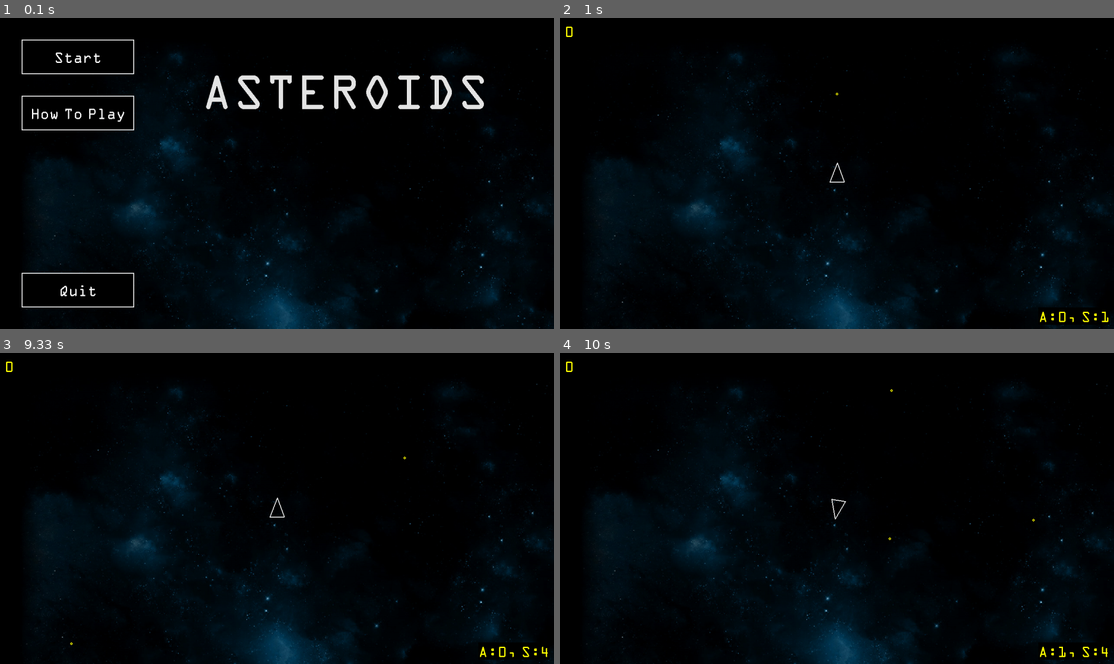
Above: before the commit, frames 1-4 (two rows, left to right).
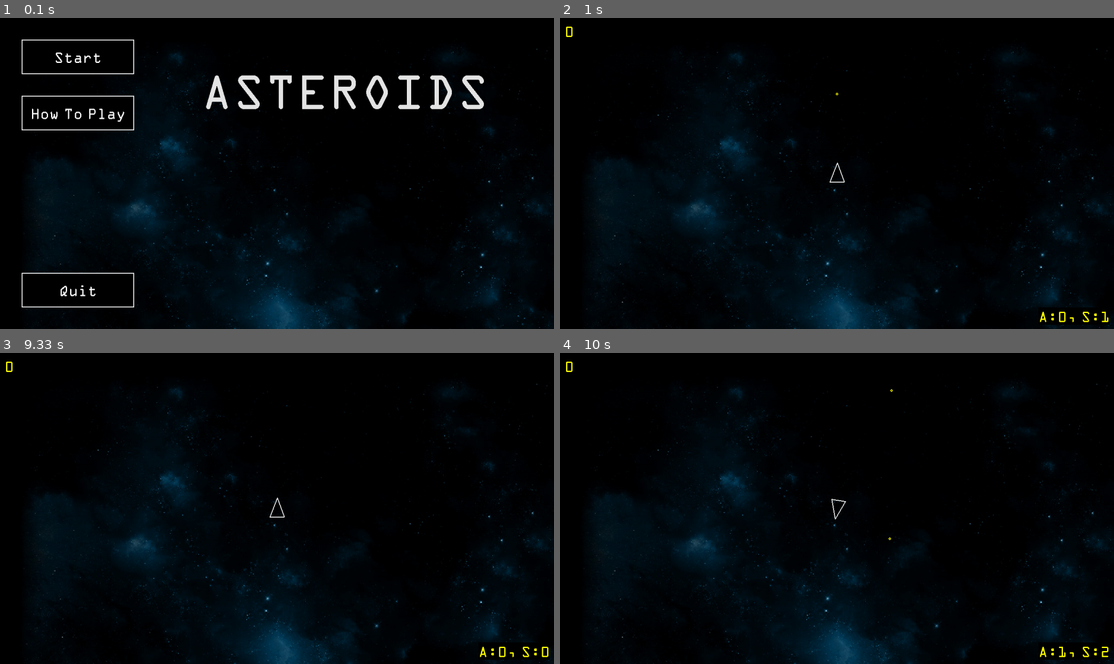
Above: after the commit, the same moments.

Repository: paulhunter/pygame-asteroids
Game: pygame game, started from main.py
Two runs of this game, one before a commit and one after it. Both use one fixed random seed, a clock stepped at 60 frames per second and the inputs below.
Inputs (mouse positions are in pixels of both pictures, inside the frame that each line leads up to):
- Up to frame 1 (0.1 s): no input
- Up to frame 2 (1 s): click "Start" at 0.38 s; tap Space at 0.67 s
- Up to frame 3 (9.33 s): click (77, 390) at 1.05 s; hold Right 1.33-1.8 s; tap Space at 1.4, 1.7, 1.9, 2.23, 2.53, 2.73, 3.03, 3.3, 3.63, 3.93, 4.07, 4.47, 4.77, 5.13, 5.53, 5.83, 6.03, 6.33, 6.53, 6.87, 7.17, 7.37, 7.67, 7.93, 8.27, 8.57 s; hold Up 1.83-2.13 s; hold Right 2.17-2.63 s; hold Left 2.67-3.2 s; hold Down 3.23-3.53 s; hold Left 3.57-3.97 s; hold Up 4-4.37 s; hold Right 4.4-5.03 s; hold Down 5.07-5.43 s; hold Left 5.47-5.93 s; hold Right 5.97-6.43 s; hold Up 6.47-6.77 s; hold Right 6.8-7.27 s; hold Left 7.3-7.83 s; hold Down 7.87-8.17 s; hold Left 8.2-8.6 s; click (77, 390) at 9.08 s
- Up to frame 4 (10 s): hold Right from 9.37 s (still down); tap Space at 9.43, 9.73 s

Frames 1-2 are identical in both runs. In frame 3, less than 0.1% of the frame differs, in the area x 12-99%, y 33-98%; in frame 4, less than 0.1%.

Commit message:
modifier refactor and shield modifier added

Diff:
--- a/asteroid.py
+++ b/asteroid.py
@@ -45,7 +45,6 @@
 
 
 # circleshape overrides
-
     def draw(self, screen):
         # cast the shape points over the current position to create the
         # polygon to visualize on screen
@@ -54,10 +53,8 @@
             ps.append(self.position + p)
         pygame.draw.polygon(screen, "white", ps, 2)
 
-        # pygame.draw.circle(screen, "white", self.position, self.radius, 2)
 
-
-    def update(self, dt):
+    def update(self, state, dt):
         self.position += (self.velocity * dt)
         if self.out_of_bounds():
             self.kill()
--- a/asteroidfield.py
+++ b/asteroidfield.py
@@ -2,12 +2,16 @@
 import random
 
 from asteroid import Asteroid
+from weaponmodifier import WeaponModifier
+from shieldmodifier import ShieldModifier
 from constants import ASTEROID_KINDS \
                     , ASTEROID_SPAWN_INTERVAL \
                     , ASTEROID_MIN_RADIUS \
                     , ASTEROID_MAX_RADIUS \
                     , SCREEN_HEIGHT \
-                    , SCREEN_WIDTH
+                    , SCREEN_WIDTH \
+                    , MODIFIER_SPAWN_INTERVAL \
+                    , MODIFIER_RADIUS
 
 class AsteroidField(pygame.sprite.Sprite):
     containers = None
@@ -53,18 +57,27 @@
         else:
             super().__init__()
 
-        self.asteroid_spawn_timer = 0.0
-        self.asteroid_spawn_count = 0
+        self.reset()
 
 
     def reset(self):
         self.asteroid_spawn_timer = 0.0
         self.asteroid_spawn_count = 0
 
+        self.modifier_spawn_threshold = MODIFIER_SPAWN_INTERVAL
+        self.modifier_spawn_count = 0
 
-    def spawn(self, radius, position, velocity):
+
+    def spawn_asteroid(self, radius, position, velocity):
         asteroid = Asteroid(position.x, position.y, radius)
         asteroid.velocity = velocity
+
+    def spawn_modifier(self, position, velocity):
+        k = random.randint(0, 100)
+        if (k > 20):
+            ShieldModifier(position.x, position.y, velocity)
+        else:
+            WeaponModifier(position.x, position.y, velocity)
 
 
     def generateSpawn(self, radius):
@@ -77,15 +90,22 @@
         return (position, velocity)
 
 
-    def update(self, dt):
+    def update(self, state, dt):
         self.asteroid_spawn_timer += dt
 
-        if (self.asteroid_spawn_timer > ASTEROID_SPAWN_INTERVAL):
+        if self.asteroid_spawn_timer > ASTEROID_SPAWN_INTERVAL:
             self.asteroid_spawn_timer = 0
 
             # spawn a new asteroid out of view at a random edge
             kind = random.randint(1, ASTEROID_KINDS)
             radius = kind * ASTEROID_MIN_RADIUS
             position, velocity = self.generateSpawn(radius)
-            self.spawn(radius, position, velocity)
+            self.spawn_asteroid(radius, position, velocity)
             self.asteroid_spawn_count += 1
+
+        if state.player != None and self.modifier_spawn_threshold < state.player.score:
+            position, velocity = self.generateSpawn(MODIFIER_RADIUS)
+            self.spawn_modifier(position, velocity)
+
+            self.modifier_spawn_threshold *= 2.1
+            self.modifier_spawn_count += 1
--- a/circleshape.py
+++ b/circleshape.py
@@ -36,6 +36,6 @@
         pass
 
 
-    def update(self, dt):
+    def update(self, state, dt):
         # sub-classes must override
         pass
--- a/constants.py
+++ b/constants.py
@@ -16,3 +16,4 @@
 SHOT_RADIUS = 3 # pixels
 
 MODIFIER_RADIUS = 20 # pixels
+MODIFIER_SPAWN_INTERVAL = 20 # points
--- a/main.py
+++ b/main.py
@@ -26,7 +26,7 @@
 from shot import Shot
 from asteroid import Asteroid
 from asteroidfield import AsteroidField
-from weaponmodifier import WeaponModifier
+from modifierbase import ModifierBase
 from button import Button
 
 def click_start(state):
@@ -34,6 +34,12 @@
 
     for a in state.asteroids:
         a.kill()
+
+    for s in state.shots:
+        s.kill()
+
+    for m in state.modifiers:
+        m.kill()
 
     state.field.reset()
     state.player = Player(SCREEN_WIDTH / 2, SCREEN_HEIGHT / 2)
@@ -95,7 +101,7 @@
     Shot.containers = (state.updatable, state.drawable, state.shots)
     Asteroid.containers = (state.updatable, state.drawable, state.asteroids)
     AsteroidField.containers = (state.updatable)
-    WeaponModifier.containers = (state.updatable, state.drawable, state.modifiers)
+    ModifierBase.containers = (state.updatable, state.drawable, state.modifiers)
 
     # Create the player at the middle of the screen
     state.player = None
@@ -133,7 +139,7 @@
             if event.type == pygame.QUIT:
                 return
 
-        state.updatable.update(dt)
+        state.updatable.update(state, dt)
 
         start_button.update(dt, events)
         how_to_button.update(dt, events)
@@ -146,22 +152,19 @@
                 state.player.hit()
                 if not state.player.is_alive():
                     state.in_menu = "END"
+                else:
+                    a.kill()
 
 
             for s in state.shots:
                 if a.circle_collision(s):
                     s.player.scoreOnAsteroidKill(a)
-                    if s.player.score > next_modifier_spawn:
-                        next_modifier_spawn += modifier_spawn_threshold
-                        p,v = state.field.generateSpawn(MODIFIER_RADIUS)
-                        wmod = WeaponModifier(p.x, p.y)
-                        wmod.velocity = v
                     a.split()
                     s.kill()
 
         for m in state.modifiers:
             if state.player and state.player.collideCircle(m):
-                state.player.shot_interval_modifier *= m.shot_interval_modifier
+                m.apply_to_player(state.player)
                 m.kill()
 
         # Refresh the canvas
--- /dev/null
+++ b/modifierbase.py
@@ -0,0 +1,29 @@
+import pygame
+
+from constants import MODIFIER_RADIUS
+from circleshape import CircleShape
+
+class ModifierBase(CircleShape):
+    containers = None
+
+    def __init__(self, x, y, velocity = None):
+        super().__init__(x, y, MODIFIER_RADIUS)
+        if velocity != None:
+            self.velocity = velocity
+
+
+    def apply_to_player(self, player):
+        # pass to implementer
+        pass
+
+
+# CircleShape Overrides
+    def draw(self, screen):
+        # pass to implementer
+        pass
+
+
+    def update(self, state, dt):
+        self.position += self.velocity * dt
+        if self.out_of_bounds():
+            self.kill()
--- a/player.py
+++ b/player.py
@@ -101,11 +101,17 @@
 
     def draw(self, screen):
         pygame.draw.polygon(screen, "white", self.triangle(), 2)
+        if self.shield_level > 0:
+            pygame.draw.circle(screen, "blue", self.position, self.radius + 2, 2)
+        if self.shield_level > 1:
+            pygame.draw.circle(screen, "blue", self.position, self.radius + 5, 2)
+        if self.shield_level > 2:
+            pygame.draw.circle(screen, "blue", self.position, self.radius + 8, 2)
         # Circlular Boundary
         # pygame.draw.circle(screen, "blue", self.position, self.radius, 2)
 
 
-    def update(self, dt):
+    def update(self, state, dt):
         keys = pygame.key.get_pressed()
 
         self.position += (self.velocity * dt);
--- /dev/null
+++ b/shieldmodifier.py
@@ -0,0 +1,24 @@
+import pygame
+
+from constants import MODIFIER_RADIUS
+from modifierbase import ModifierBase
+
+class ShieldModifier(ModifierBase):
+    def __init__(self, x, y, velocity = None):
+        super().__init__(x, y, velocity)
+
+
+    def apply_to_player(self, player):
+        if (player.shield_level < 3):
+            player.shield_level += 1
+        else:
+            player.score += 50
+
+
+    def draw(self, screen):
+        pygame.draw.circle(screen, "blue", self.position, self.radius, 2)
+        pygame.draw.circle(screen, "blue", self.position, self.radius - 5, 2)
+
+
+    def update(self, state, dt):
+        super().update(state, dt)
--- a/shot.py
+++ b/shot.py
@@ -20,11 +20,7 @@
         pygame.draw.circle(screen, "yellow", self.position, self.radius, 2)
 
 
-    def update(self, dt):
-        newPos = self.position + (self.velocity * dt)
-        self.position = newPos
-        if (newPos.x > SCREEN_WIDTH + SHOT_RADIUS
-            or newPos.x < 0 - SHOT_RADIUS
-            or newPos.y > SCREEN_HEIGHT + SHOT_RADIUS
-            or newPos.y < 0 - SHOT_RADIUS):
+    def update(self, state, dt):
+        self.position += self.velocity * dt
+        if self.out_of_bounds():
             self.kill()
--- a/weaponmodifier.py
+++ b/weaponmodifier.py
@@ -1,17 +1,16 @@
 import pygame
 
-from constants import MODIFIER_RADIUS \
-                    , SCREEN_WIDTH \
-                    , SCREEN_HEIGHT
-from circleshape import CircleShape
+from modifierbase import ModifierBase
 
-class WeaponModifier(CircleShape):
-    containers = None
-
-    def __init__(self, x, y):
-        super().__init__(x, y, MODIFIER_RADIUS)
+class WeaponModifier(ModifierBase):
+    def __init__(self, x, y, velocity = None):
+        super().__init__(x, y, velocity)
 
         self.shot_interval_modifier = 0.9
+
+    def apply_to_player(self, player):
+        player.shot_interval_modifier *= self.shot_interval_modifier
+
 
     def draw(self, screen):
         pygame.draw.circle(screen, "yellow", self.position, self.radius, 2)
@@ -31,7 +30,6 @@
                             2,
                             2)
 
-    def update(self, dt):
-        self.position += (self.velocity * dt)
-        if self.out_of_bounds():
-            self.kill()
+
+    def update(self, state, dt):
+        super().update(state, dt)
